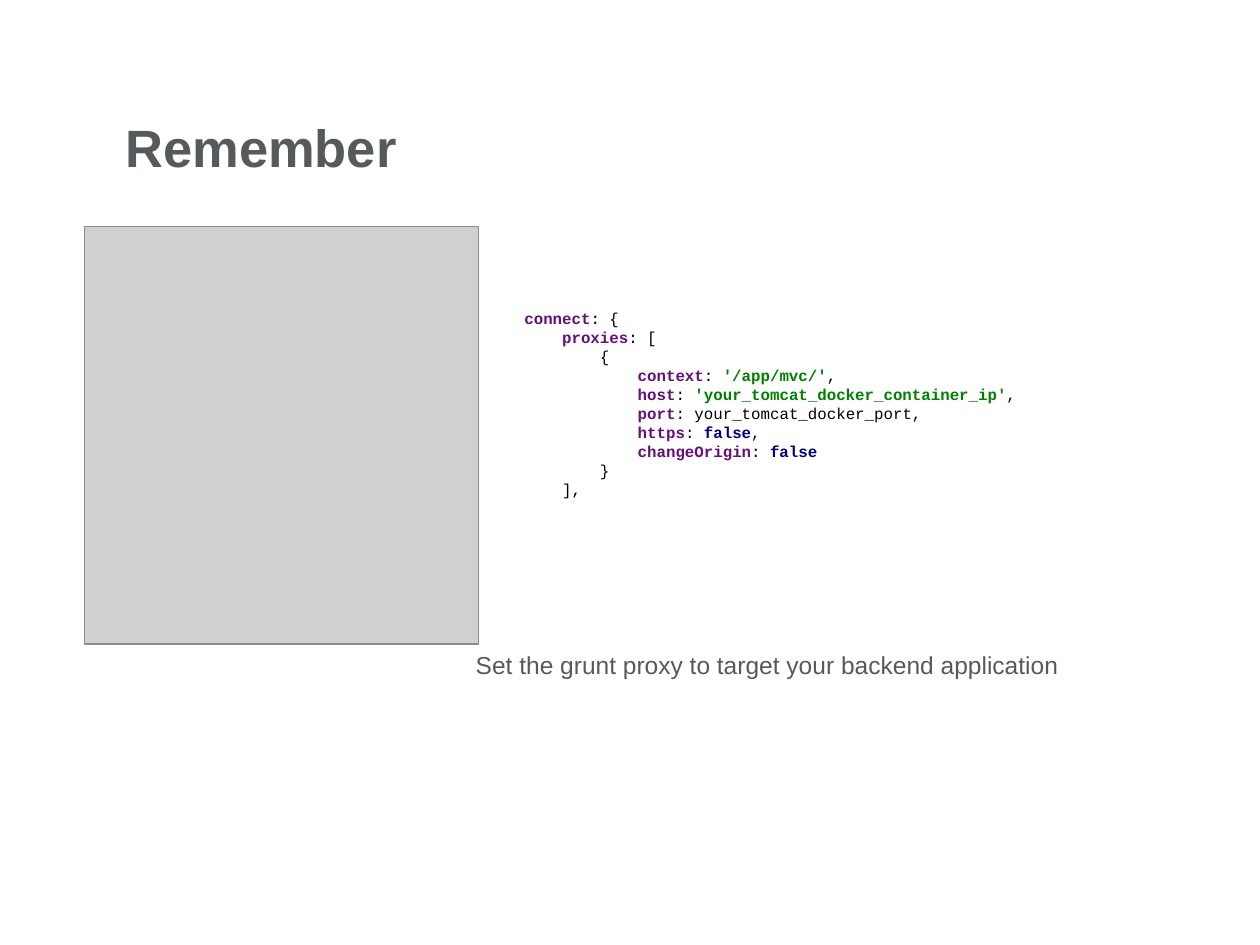
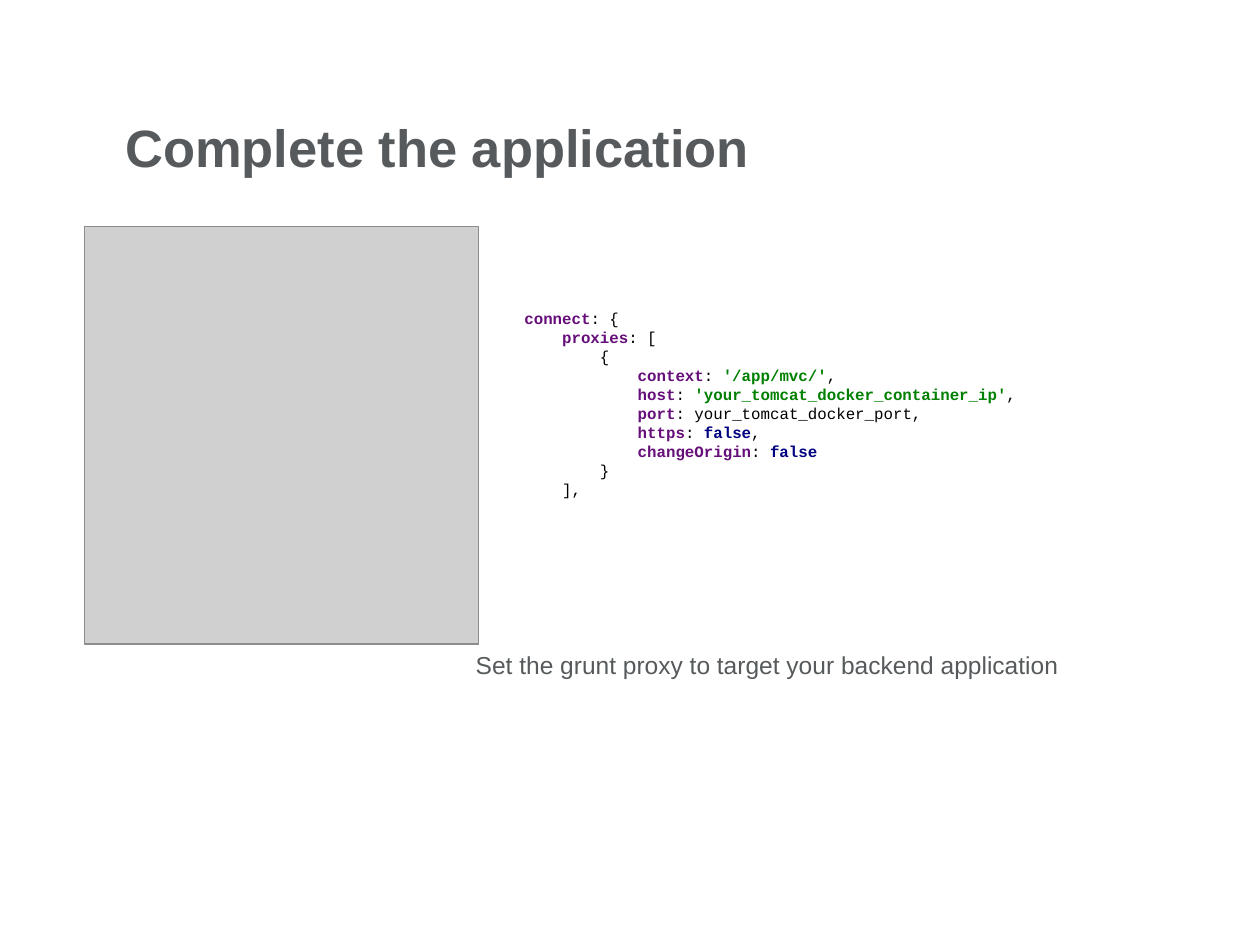
Before and after one commit to vasiliuvictor/FrontendApp, a slide deck: slide 9 of HRAPP - Putting all together - Final.pptx. Drawn at 1260x945 pixels with LibreOffice and Linux fonts; fonts in the diff are those of the drawing; grey boxes stand for pictures; background and template pictures are left out. Boxes give left, top, right and bottom in pixels: in the first picture for what was removed or moved away, otherwise in the second. Text is boxed around its words. In the diff, an @@ line names an element or a change of style, - is before the commit and + after.

```diff
--- a/HRAPP - Putting all together - Final.pptx
+++ b/HRAPP - Putting all together - Final.pptx
@@ text at <box>125,129,749,178</box>: text changed @@
-Remember
+Complete the application
```
Also in this commit, not shown: 4 other slides changed.
